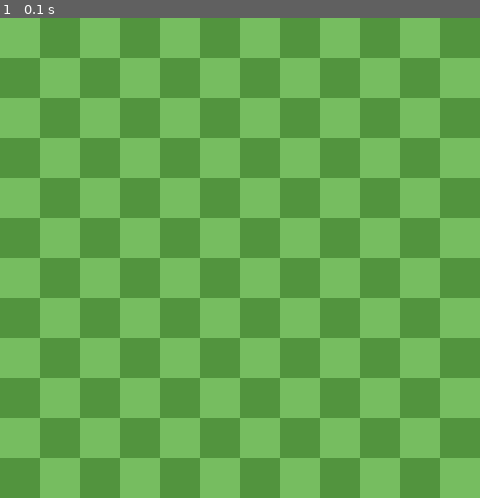
Above: before the commit, frame 1.
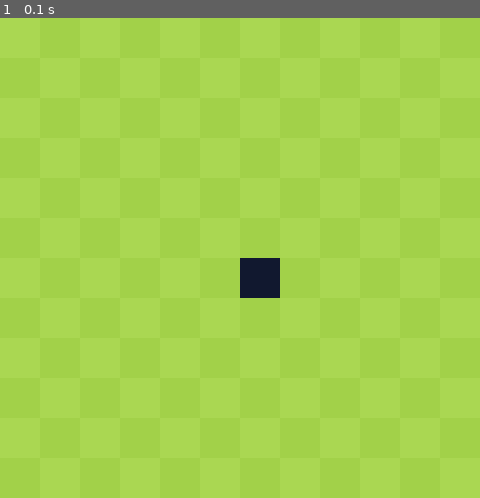
Above: after the commit, the same moment.

Repository: ulofreitas/pygame_gui_demo
Game: pygame game, started from Retro Snake/retro_snake.py
Same seed, same stepped clock (60 frames per second), same inputs: the game is played once before the commit and once after it.
Inputs:
- Up to frame 1 (0.1 s): no input

The runs differ from the first frame. In frame 1, 100% of the frame differs, in the area x 0-100%, y 0-100%.

Commit message:
drew initial snake

Diff:
--- a/Retro Snake/retro_snake.py
+++ b/Retro Snake/retro_snake.py
@@ -8,15 +8,53 @@
 
 
 # The code for the snake and its behavior.
+# The snake is made up of it's length, a list of the coordinates
+# of its body blocks, and the direction it's heading in.
 class snake(object):
     def __init__(self):
-        pass
+        self.length = 1
+
+        # positions is a lsit tracking the coordinates (x, y) of all the
+        # body blocks of the snake. New blocks are added to the end.
+        starting_x = SCREEN_WIDTH / 2
+        starting_y = SCREEN_HEIGHT / 2
+        starting_position = (starting_x, starting_y)
+        self.positions = [starting_position]
+
+        self.direction = UP
+        self.color = (17, 24, 47)
+        self.draw(background)
 
     def get_current_position(self):
-        pass
+        return self.positions[0]
 
+    # Point represents one of the four directions the snake can turn in
     def turn(self, point):
-        pass
+        # If the snake is moving UP, we cannot turn DOWN
+        if self.direction == UP:
+            if point == DOWN:
+                return
+            else:
+                self.direction = point
+        # If the snake is moving DOWN, we cannot turn UP
+        elif self.direction == DOWN:
+            if point == UP:
+                return
+            else:
+                self.direction = point
+        # If the snake is moving LEFT, we cannot turn RIGHT
+        elif self.direction == LEFT:
+            if point == RIGHT:
+                return
+            else:
+                self.direction = point
+        # If the snake is moving RIGHT, we cannot turn LEFT
+        elif self.direction == RIGHT:
+            if point == LEFT:
+                return
+            else:
+                self.direction = point
+
 
     def move(self):
         pass
@@ -24,8 +62,10 @@
     def reset(self):
         pass
 
-    def draw(self, surface):
-        pass
+    def draw(self, background):
+        for position in self.positions:
+            block = pygame.Rect(position[0], position[1], GRID_SIZE, GRID_SIZE)
+            pygame.draw.rect(background, self.color, block)
 
     def handle_keys(self):
         pass
@@ -39,7 +79,7 @@
     def randomize_position(self):
         pass
 
-    def draw(self, surface):
+    def draw(self, background):
         pass
 
 
@@ -59,18 +99,18 @@
 
 
 # Function which draws the grid
-def drawGrid(surface):
+def drawGrid(background):
     for x in range(int(NUM_GRIDS_X)):
         for y in range(int (NUM_GRIDS_Y)):
             rect_x = x * GRID_SIZE
             rect_y = y * GRID_SIZE
             next_rect = pygame.Rect(rect_x, rect_y, GRID_SIZE, GRID_SIZE)
-            color_1 = (82, 148, 62)
-            color_2 = (118, 189, 96)
+            color_1 = (162, 209, 73)
+            color_2 = (170, 215, 82)
             if ((x + y) % 2 == 1):
-                pygame.draw.rect(surface, color_1, next_rect)
+                pygame.draw.rect(background, color_1, next_rect)
             else:
-                pygame.draw.rect(surface, color_2, next_rect)
+                pygame.draw.rect(background, color_2, next_rect)
 
 pygame.init()
 screen = pygame.display.set_mode((SCREEN_WIDTH, SCREEN_HEIGHT))
@@ -80,8 +120,8 @@
 clock = pygame.time.Clock()
 
 surface_width_height = screen.get_size()
-surface = pygame.Surface(surface_width_height)
-drawGrid(surface)
+background = pygame.Surface(surface_width_height)
+drawGrid(background)
 
 snake = snake()
 food = food()
@@ -96,6 +136,6 @@
             exit()
 
     # Draw all of our elements! (like the draw function in trinket)
-    screen.blit(surface, (0, 0))
+    screen.blit(background, (0, 0))
     pygame.display.update()  # This will update the screen to the player!
     clock.tick(60) # like our framerate in trinket! tells pygame to to do this while true loop 60 times per second
